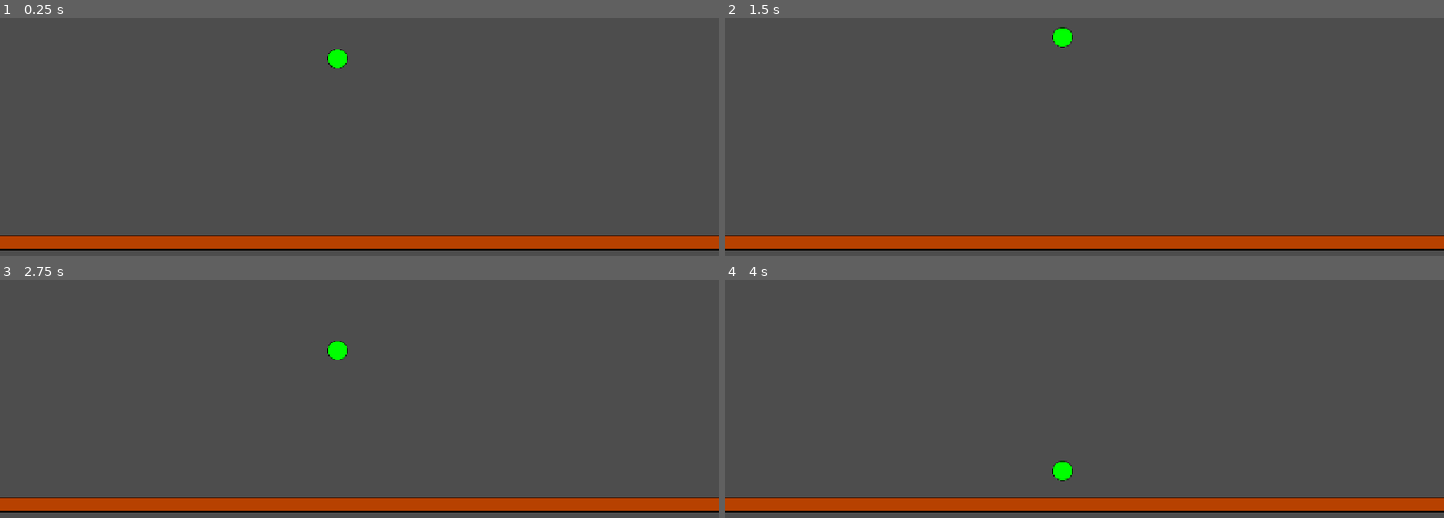
Above: before the commit, frames 1-4 (two rows, left to right).
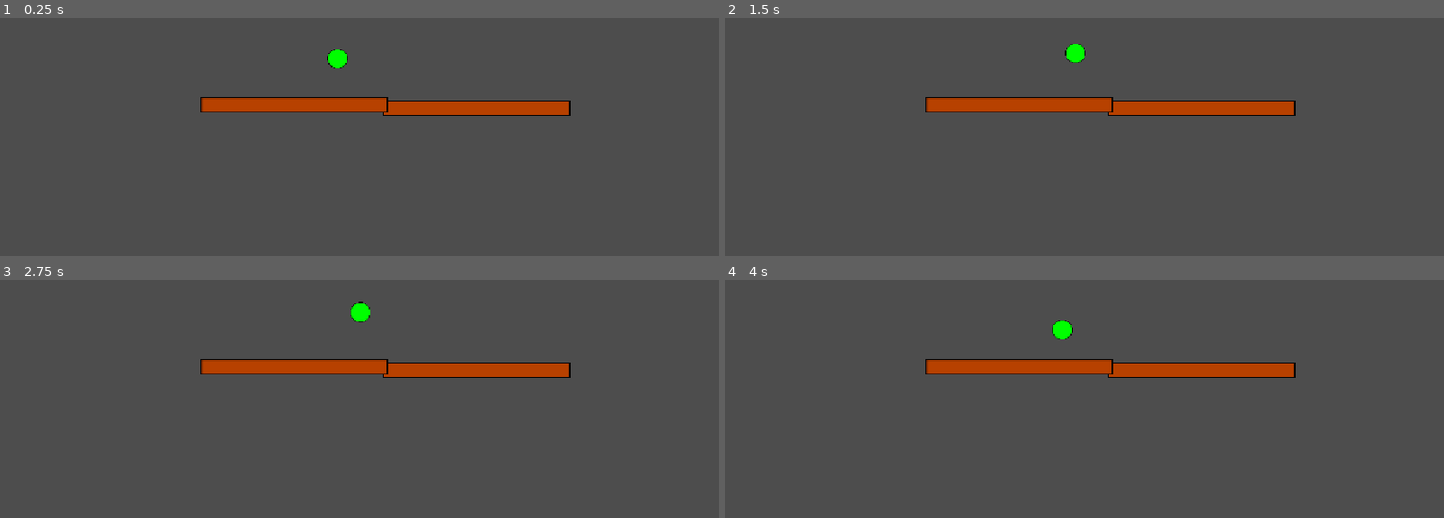
Above: after the commit, the same moments.

Repository: CraftyAlpaca/Bounce-World
Game: Godot game, scene res://big scenes/main game loop.tscn
Same seed, same stepped clock (60 frames per second), same inputs: the game is played once before the commit and once after it.
Inputs:
- Up to frame 1 (0.25 s): no input
- Up to frame 2 (1.5 s): hold D (right, bound only after the commit) 0.53-1.28 s; hold A (left, bound only after the commit) from 1.28 s (still down)
- Up to frame 3 (2.75 s): release A (left, bound only after the commit) at 2.03 s; hold D (right, bound only after the commit) from 2.03 s (still down)
- Up to frame 4 (4 s): release D (right, bound only after the commit) at 2.78 s; hold W (up) 2.78-3.53 s; hold A (left, bound only after the commit) from 3.53 s (still down)

The runs differ from the first frame. In frame 1, 9.7% of the frame differs, in the area x 0-100%, y 33-98%; in frame 2, 10%; in frame 3, 10%; in frame 4, 10%, in the area x 0-100%, y 16-98%.

Commit message:
added some movement controls etc

Diff:
--- a/Scripts/player.gd
+++ b/Scripts/player.gd
@@ -1,5 +1,15 @@
 extends RigidBody2D
 
+var totalEnergy
+func _init() -> void:
+	totalEnergy = -self.position.y+100
+
 func _input(event: InputEvent) -> void:
-	if event.is_action_pressed("up"):
-		print("test")
+	if event.is_action_pressed("left"):
+		linear_velocity.x = -100
+	elif event.is_action_pressed("right"):
+		linear_velocity.x = 100
+	elif event.is_action_pressed("up"):
+		linear_velocity.y += abs(linear_velocity.x)
+		linear_velocity.x = 0
+	linear_velocity =linear_velocity.limit_length(totalEnergy+self.position.y)
--- /dev/null
+++ b/big scenes/basic_platform_horizontal.tscn
@@ -0,0 +1,19 @@
+[gd_scene format=3 uid="uid://n4g75djbl3ax"]
+
+[ext_resource type="Texture2D" uid="uid://cv2b5s7b612eb" path="res://Assets/Basic Platform.png" id="1_ghpko"]
+
+[sub_resource type="PhysicsMaterial" id="PhysicsMaterial_hu08g"]
+friction = 0.15
+bounce = 1.0
+
+[sub_resource type="RectangleShape2D" id="RectangleShape2D_dkqkh"]
+size = Vector2(300, 25)
+
+[node name="StaticBody2D" type="StaticBody2D" unique_id=526493312]
+physics_material_override = SubResource("PhysicsMaterial_hu08g")
+
+[node name="CollisionShape2D" type="CollisionShape2D" parent="." unique_id=702270149]
+shape = SubResource("RectangleShape2D_dkqkh")
+
+[node name="Sprite2D" type="Sprite2D" parent="." unique_id=1843994320]
+texture = ExtResource("1_ghpko")
--- a/big scenes/main game loop.tscn
+++ b/big scenes/main game loop.tscn
@@ -2,20 +2,13 @@
 
 [ext_resource type="Script" uid="uid://c6g110ga8f7by" path="res://Scripts/player.gd" id="1_mjf4k"]
 [ext_resource type="Texture2D" uid="uid://b715m66ac5hw4" path="res://Assets/Basic Player Sprite.png" id="1_uh5eo"]
-[ext_resource type="Texture2D" uid="uid://cv2b5s7b612eb" path="res://Assets/Basic Platform.png" id="2_cntdp"]
+[ext_resource type="PackedScene" uid="uid://n4g75djbl3ax" path="res://big scenes/basic_platform_horizontal.tscn" id="3_mjf4k"]
 
 [sub_resource type="PhysicsMaterial" id="PhysicsMaterial_mjf4k"]
 friction = 0.0
 
 [sub_resource type="CircleShape2D" id="CircleShape2D_dkqkh"]
 radius = 16.0
-
-[sub_resource type="PhysicsMaterial" id="PhysicsMaterial_hu08g"]
-friction = 0.0
-bounce = 1.0
-
-[sub_resource type="RectangleShape2D" id="RectangleShape2D_dkqkh"]
-size = Vector2(300, 25)
 
 [node name="Root" type="Node2D" unique_id=147272934]
 
@@ -24,6 +17,7 @@
 mass = 5000.0
 physics_material_override = SubResource("PhysicsMaterial_mjf4k")
 linear_damp_mode = 1
+angular_damp_mode = 1
 script = ExtResource("1_mjf4k")
 
 [node name="CollisionShape2D" type="CollisionShape2D" parent="Player" unique_id=401112480]
@@ -32,13 +26,8 @@
 [node name="Sprite2D" type="Sprite2D" parent="Player" unique_id=336459952]
 texture = ExtResource("1_uh5eo")
 
-[node name="StaticBody2D" type="StaticBody2D" parent="." unique_id=1547348171]
-position = Vector2(468, 492)
-scale = Vector2(30, 1)
-physics_material_override = SubResource("PhysicsMaterial_hu08g")
+[node name="StaticBody2D2" parent="." unique_id=1280699884 instance=ExtResource("3_mjf4k")]
+position = Vector2(763.00006, 277.00006)
 
-[node name="CollisionShape2D" type="CollisionShape2D" parent="StaticBody2D" unique_id=1671407403]
-shape = SubResource("RectangleShape2D_dkqkh")
-
-[node name="Sprite2D" type="Sprite2D" parent="StaticBody2D" unique_id=767601669]
-texture = ExtResource("2_cntdp")
+[node name="StaticBody2D" parent="." unique_id=526493312 instance=ExtResource("3_mjf4k")]
+position = Vector2(472, 272)
--- a/project.godot
+++ b/project.godot
@@ -27,6 +27,16 @@
 "events": [Object(InputEventKey,"resource_local_to_scene":false,"resource_name":"","device":-1,"window_id":0,"alt_press …(192 unchanged characters)…
 ]
 }
+left={
+"deadzone": 0.2,
+"events": [Object(InputEventKey,"resource_local_to_scene":false,"resource_name":"","device":-1,"window_id":0,"alt_pressed":false,"shift_pressed":false,"ctrl_pressed":false,"meta_pressed":false,"pressed":false,"keycode":0,"physical_keycode":65,"key_label":0,"unicode":97,"location":0,"echo":false,"script":null)
+]
+}
+right={
+"deadzone": 0.2,
+"events": [Object(InputEventKey,"resource_local_to_scene":false,"resource_name":"","device":-1,"window_id":0,"alt_pressed":false,"shift_pressed":false,"ctrl_pressed":false,"meta_pressed":false,"pressed":false,"keycode":0,"physical_keycode":68,"key_label":0,"unicode":100,"location":0,"echo":false,"script":null)
+]
+}
 
 [physics]
 
